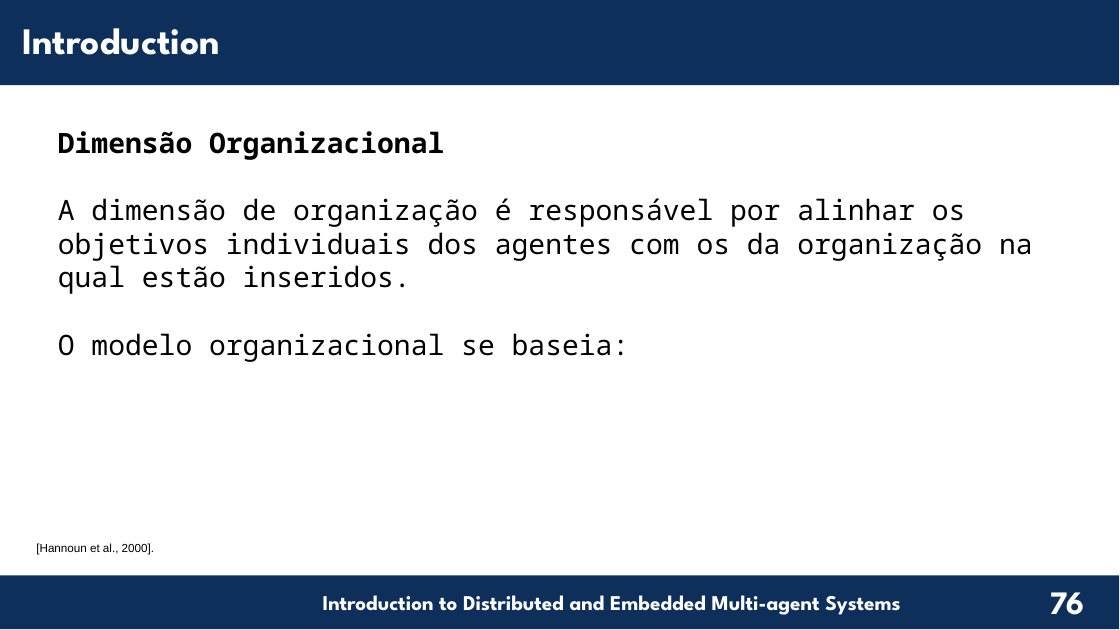
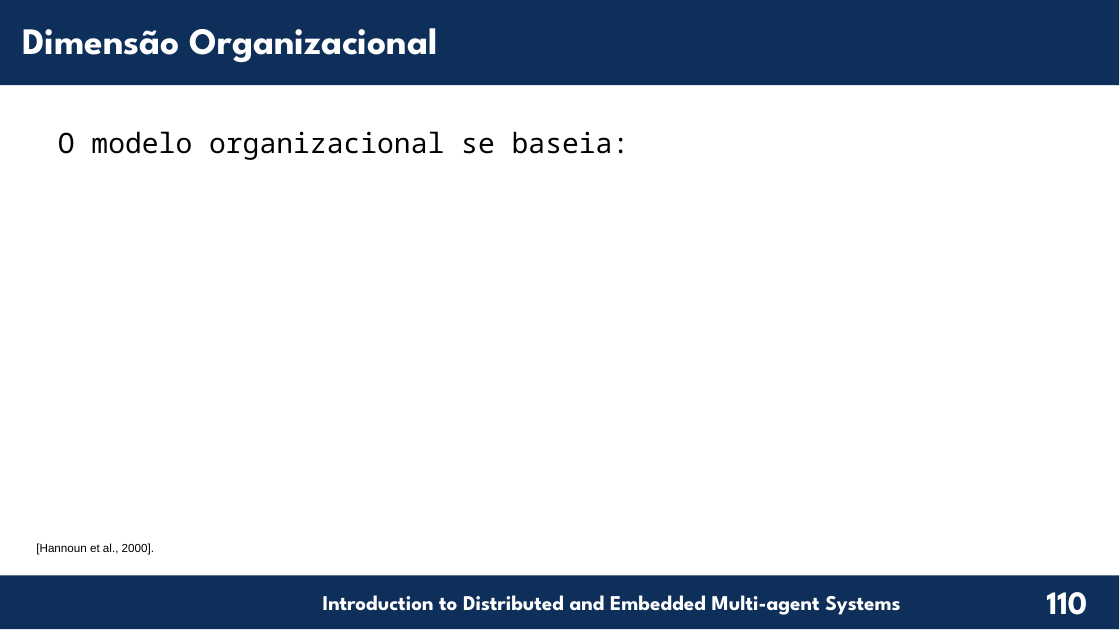
Before and after one commit to chon-group/distributedAndEmbeddedAI, a slide deck: slide 110 of course/02-TheAgentOrientedApproach/TheAgentOrientedApproach_20240217.odp (slide 76 before the commit). Drawn at 1120x630 pixels with LibreOffice and Linux fonts; fonts in the diff are those of the drawing; background and template pictures are left out. Boxes give left, top, right and bottom in pixels: in the first picture for what was removed or moved away, otherwise in the second. Text is boxed around its words. In the diff, an @@ line names an element or a change of style, - is before the commit and + after.

Commit message:
Finished Files of The Agent Oriented Approach Presentation.

```diff
--- a/course/02-TheAgentOrientedApproach/TheAgentOrientedApproach_20240217.odp
+++ b/course/02-TheAgentOrientedApproach/TheAgentOrientedApproach_20240217.odp
@@ text at box(22, 28, 438, 63): text changed @@
-Introduction
+Dimensão Organizacional
@@ text removed at box(58, 131, 1033, 362) @@
-Dimensão Organizacional
-A dimensão de organização é responsável por alinhar os objetivos individuais dos agentes com os da organização na qual estão inseridos.
-O modelo organizacional se baseia:
@@ text added at box(58, 131, 630, 160), 24 pt, text #000000 @@
+O modelo organizacional se baseia:
@@ page number at box(1047, 592, 1088, 615): text changed @@
-76
+110
```
Also in this commit, not shown: 21 other slides changed, 42 slides added, 3 slides removed, 1 other file.
